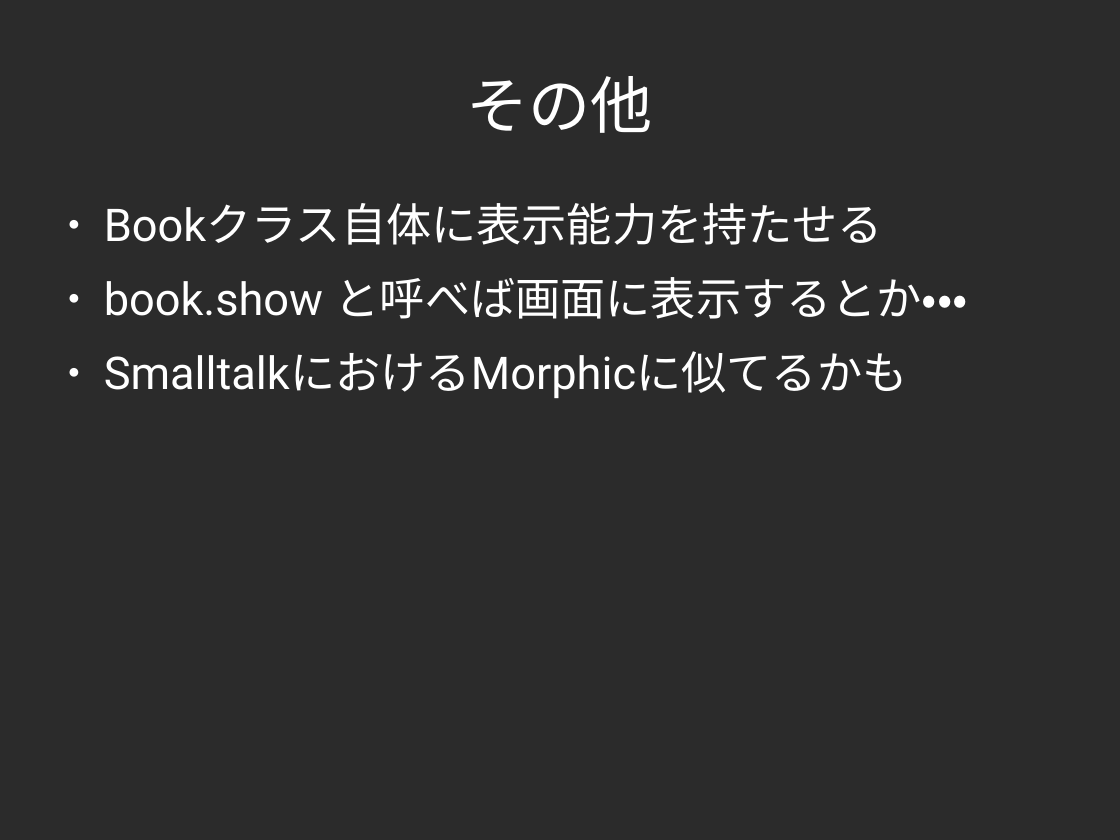
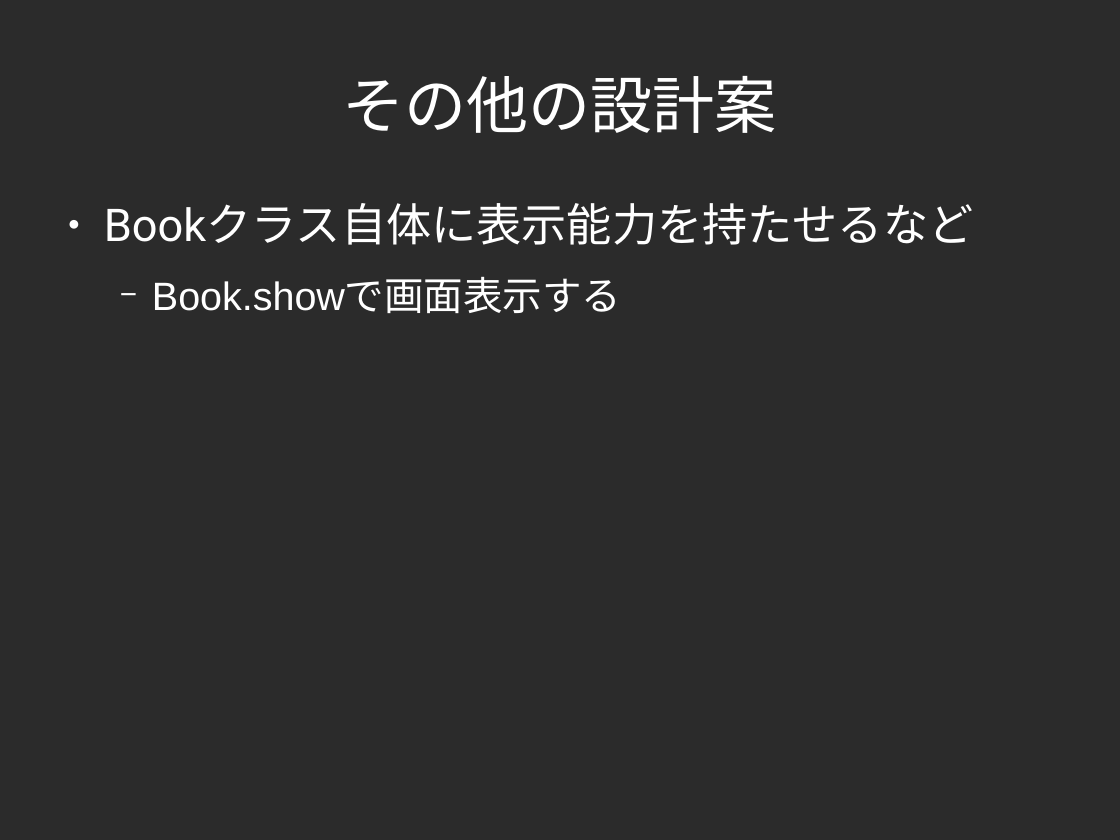
Before and after one commit to yojik/yojik-lib, a slide deck: slide 42 of 2009devsumi/oo_exercise/doc/devsum.odp (slide 36 before the commit). Drawn at 1120x840 pixels with LibreOffice and Linux fonts; fonts in the diff are those of the drawing; background and template pictures are left out; a plain dark background stands for a picture behind light text. Boxes give left, top, right and bottom in pixels: in the first picture for what was removed or moved away, otherwise in the second. Text is boxed around its words. In the diff, an @@ line names an element or a change of style, - is before the commit and + after.

Commit message:
指摘反映版
残りはクラス図など

```diff
--- a/2009devsumi/oo_exercise/doc/devsum.odp
+++ b/2009devsumi/oo_exercise/doc/devsum.odp
@@ title at box(342, 76, 777, 133): text changed @@
-その他
+その他の設計案
@@ text at box(104, 203, 974, 313): text changed @@
-● Bookクラス自体に表示能力を持たせる
-● book.show と呼べば画面に表示するとか・・・
-● SmalltalkにおけるMorphicに似てるかも
+● Bookクラス自体に表示能力を持たせるなど
+  − Book.showで画面表示する
```
Also in this commit, not shown: 13 other slides changed, 10 slides added, 7 slides removed.
